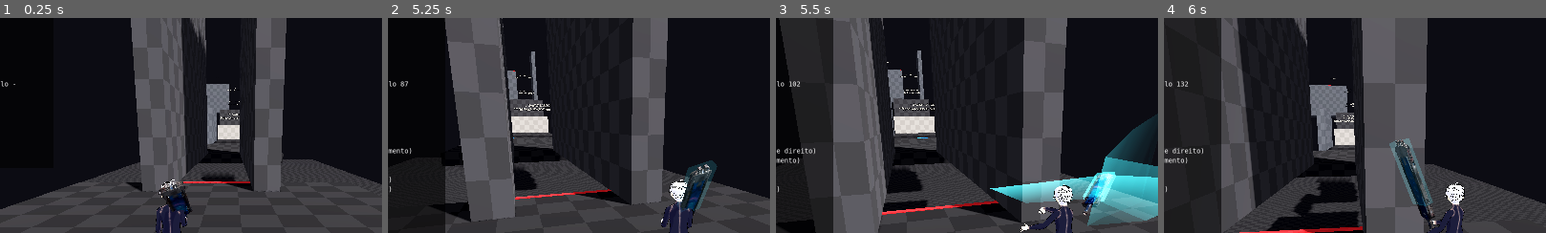
Above: before the commit, frames 1-4 (left to right).
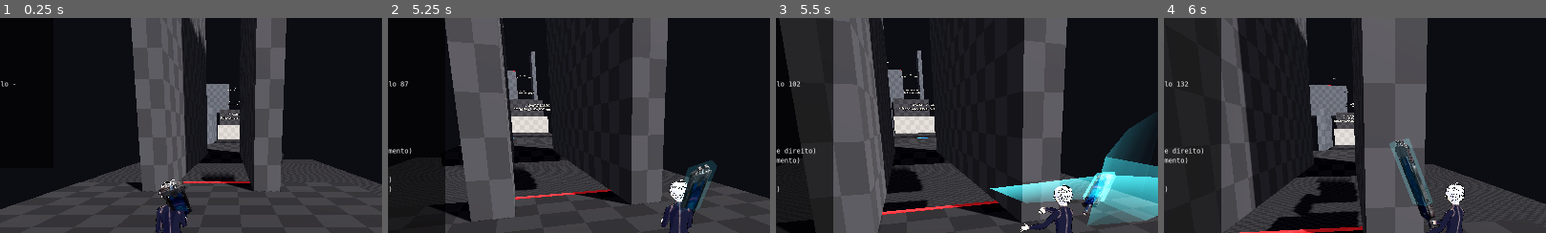
Above: after the commit, the same moments.

Repository: hugolnieri/Rebellium
Game: Godot game, scene res://scenes/arenas/TrainingCourse.tscn
The game is run twice, just before and just after one commit, with the same random seed, the same clock (stepped at 60 frames per second) and the same inputs. This scene is started directly instead of the project's main scene.
Inputs (mouse positions are % of the whole screen's width and height, from its top left):
- Up to frame 1 (0.25 s): no input
- Up to frame 2 (5.25 s): tap Enter at 0.5 s; move the mouse to (55, 50) at 0.52 s; hold W (move_forward) from 0.53 s (still down); right-click (55, 50) at 0.6 s; click (55, 50) at 0.67 s; tap Space (jump) at 0.77, 1.52, 3.02, 3.77, 4.52 s; move the mouse to (45, 50) at 1.27 s; click (45, 50) at 1.35 s; move the mouse to (52, 48) at 2.02 s; tap V (shoulder_swap) at 2.1 s; move the mouse to (49, 52) at 2.77 s; tap 1 (weapon_slot_1) at 2.85 s; click (49, 52) at 2.92 s; move the mouse to (57, 51) at 3.52 s; tap 2 (weapon_slot_2) at 3.6 s; move the mouse to (42, 49) at 4.27 s; tap Q (weapon_toggle) at 4.35 s; move the mouse to (51, 50) at 5.02 s; hold Shift from 5.03 s (still down); click (51, 50) at 5.17 s
- Up to frame 3 (5.5 s): keep holding W (move_forward); keep holding Shift
- Up to frame 4 (6 s): move the mouse to (46, 48) at 5.77 s; release W (move_forward) at 5.78 s; release Shift at 5.78 s; hold D (move_right) from 5.78 s (still down); tap Alt at 5.85 s
The pictures show only the part of the screen within x 20-70%, y 10-60%; the shares and areas given below are measured in that part.

Frames 1-2 are identical in both runs. In frame 3, 0.2% of the frame differs, in the area x 81-98%, y 45-97%; in frame 4, nothing differs.

Commit message:
movimento: parar ao soltar a tecla sem atraso
- ground_deceleration 45 -> 120 m/s2 (o deslize ao soltar W caía de ~0,2 s para ~0,08 s a 10 m/s).
- run_stop_rate (FeedbackConfig): a passada some rápido ao parar; entrar na corrida continua em 5/s.

Co-Authored-By: Claude <noreply@anthropic.com>
Claude-Session: https://claude.ai/code/session_01F2bQk4JmWMhxKZmCfNJjFU

Diff:
--- a/config/feedback_config.tres
+++ b/config/feedback_config.tres
@@ -28,6 +28,7 @@
 roll_ball_height = 0.36
 dash_cartwheel = true
 anim_blend_time = 0.14
+run_stop_rate = 16.0
 attack_blend_time = 0.06
 hair_spring_frequency = 2.8
 hair_spring_damping = 0.3
--- a/config/movement_config.tres
+++ b/config/movement_config.tres
@@ -12,7 +12,7 @@
 walk_speed = 6.0
 sprint_speed = 10.0
 ground_acceleration = 60.0
-ground_deceleration = 45.0
+ground_deceleration = 120.0
 jump_height = 2.35
 jump_time_to_apex = 0.38
 fall_gravity_multiplier = 1.6
--- a/scenes/player/character_model.gd
+++ b/scenes/player/character_model.gd
@@ -330,7 +330,7 @@
 	var sprinting := state == &"Sprint"
 
 	var target_run := clampf(speed / cfg.walk_speed, 0.0, 1.4) if grounded else 0.0
-	_run_amount = move_toward(_run_amount, target_run, delta * 5.0)
+	_run_amount = move_toward(_run_amount, target_run, delta * (5.0 if target_run > _run_amount else fb.run_stop_rate))
 	var stride := lerpf(fb.stride_length_walk, fb.stride_length_sprint,
 		clampf((speed - cfg.walk_speed) / maxf(cfg.sprint_speed - cfg.walk_speed, 0.01), 0.0, 1.0))
 	if grounded:
--- a/scripts/core/feedback_config.gd
+++ b/scripts/core/feedback_config.gd
@@ -46,6 +46,8 @@
 @export_group("Transições da animação")
 ## Crossfade ao trocar de animação (estado/clipe); nos golpes a entrada é mais rápida.
 @export_range(0.0, 0.6, 0.01, "suffix:s") var anim_blend_time: float = 0.14
+## Rapidez com que a passada some ao parar (a de entrar na corrida é 5/s): parar de segurar a tecla tem de aparecer logo.
+@export_range(1.0, 40.0, 0.5, "suffix:1/s") var run_stop_rate: float = 16.0
 @export_range(0.0, 0.6, 0.01, "suffix:s") var attack_blend_time: float = 0.06
 ## Cabelo: mola mole para movimento secundário.
 @export_range(0.2, 15.0, 0.1, "suffix:Hz") var hair_spring_frequency: float = 2.8
--- a/scripts/core/movement_config.gd
+++ b/scripts/core/movement_config.gd
@@ -21,7 +21,7 @@
 ## Aceleração no chão até a velocidade alvo.
 @export_range(1.0, 300.0, 0.5, "suffix:m/s²") var ground_acceleration: float = 60.0
 ## Desaceleração no chão (sem input ou acima da velocidade alvo).
-@export_range(1.0, 300.0, 0.5, "suffix:m/s²") var ground_deceleration: float = 45.0
+@export_range(1.0, 300.0, 0.5, "suffix:m/s²") var ground_deceleration: float = 120.0
 
 @export_group("Pulo e ar")
 ## Altura do pulo do chão.
Not shown, changed: docs/ESCOPO.md
